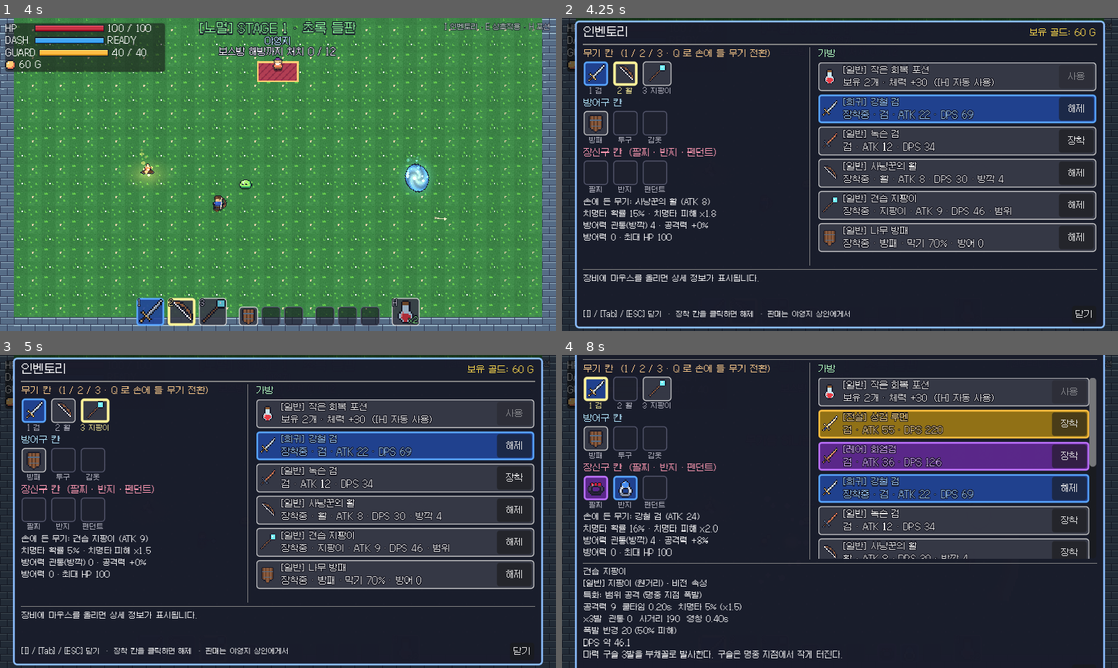
Above: before the commit, frames 1-4 (two rows, left to right).
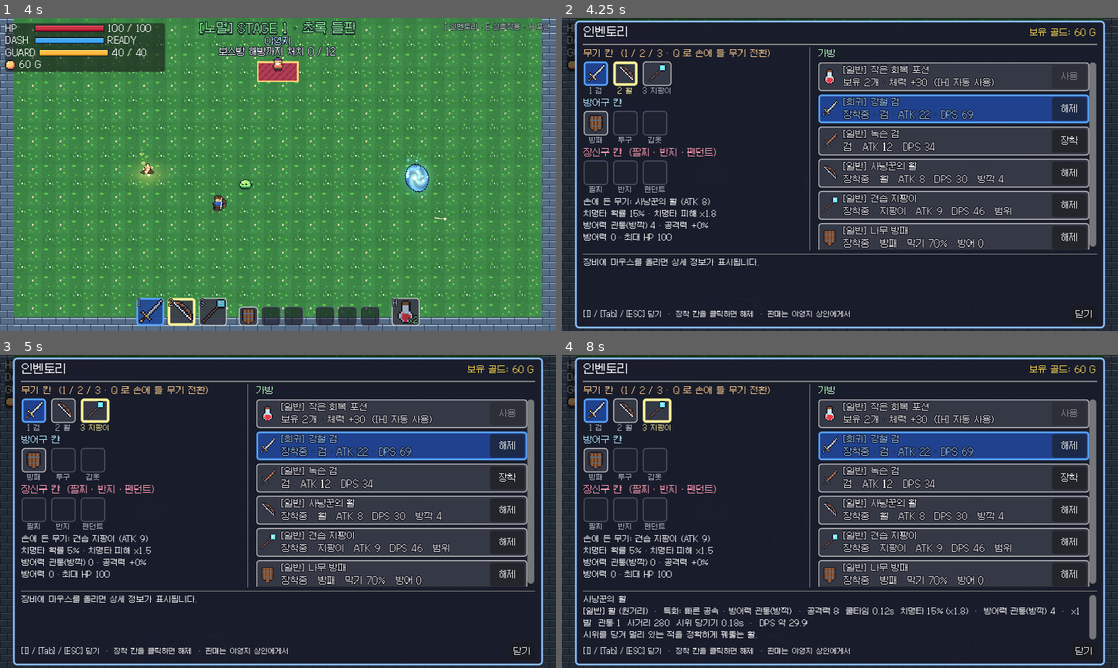
Above: after the commit, the same moments.

Repository: warden-sc/skm
Game: Godot game, scene res://tests/smoke_test.tscn
The game is run twice, just before and just after one commit, with the same random seed, the same clock (stepped at 60 frames per second) and the same inputs. This scene is started directly instead of the project's main scene.
Inputs (mouse positions are in pixels of both pictures, inside the frame that each line leads up to):
- Up to frame 1 (4 s): move the mouse to (400, 158) at 0.52 s; press the mouse at (400, 158) at 0.53 s; hold D (move_right) 0.53-1.25 s; release the mouse at (400, 158) at 1.25 s; drag from (166, 190) to (278, 68) at 1.27 s; move the mouse to (333, 105) at 2.02 s; hold D (move_right) 2.03-2.75 s; hold Right mouse button (guard) 2.03-2.75 s; click (333, 105) at 2.17 s; drag from (250, 237) to (417, 183) at 2.77 s; move the mouse to (444, 221) at 3.52 s; hold A (move_left) from 3.53 s (still down); hold T (to_title) from 3.53 s (still down); click (444, 221) at 3.67 s
- Up to frame 2 (4.25 s): keep holding A (move_left); keep holding T (to_title); tap I (inventory) at 4.15 s
- Up to frame 3 (5 s): release A (move_left) at 4.25 s; release T (to_title) at 4.25 s; drag from (111, 464) to (244, 520) at 4.27 s
- Up to frame 4 (8 s): move the mouse to (867, 511) at 5.02 s; hold S (move_down) 5.03-5.75 s; hold Q (weapon_next) 5.03-5.75 s; click (867, 511) at 5.17 s; click (595, 389) at 5.77 s; click (623, 395) at 6.52 s; click (656, 389) at 7.27 s

Frame 1 is identical in both runs. In frame 2, 3.0% of the frame differs, in the area x 3-97%, y 14-85%; in frame 3, 3.0%; in frame 4, 37%, in the area x 2-98%, y 0-100%.

Commit message:
상점 설명칸이 아래쪽 장비를 가리던 문제 수정 · 지팡이 범위 공격 강화
- 상점/인벤토리 설명칸을 고정 높이 스크롤 영역으로 변경
  (긴 설명이 나오면 설명칸이 커지며 목록을 밀어 버튼 위치가 바뀌던 문제)
- 설명 문구를 한 줄로 이어 붙여 짧게 표시 (ItemRow.detail_text)
- 지팡이 6종 폭발 반경·주변 피해 상향 (이그니스 52 / 100%, 나머지 26~38 / 80%)
  방어력 있는 적에게도 범위 피해가 확실히 들어가도록
- 테스트: 지팡이별 옆 적 폭발 피해, 상점 아래쪽 장비 호버 시 목록·버튼 위치 고정 (151항목)

Co-Authored-By: Claude Opus 5.5 <noreply@anthropic.com>
Claude-Session: https://claude.ai/code/session_017kzBYQ1wMGzDZKKy1FxXD8

Diff:
--- a/data/weapons/apprentice_staff.tres
+++ b/data/weapons/apprentice_staff.tres
@@ -6,7 +6,7 @@
 
 [resource]
 script = ExtResource("1_script")
-explosion_damage_ratio = 0.5
+explosion_damage_ratio = 0.8
 weapon_type = 2
 element = 7
 effect_color = Color(0.5, 0.9, 1, 1)
@@ -24,7 +24,7 @@
 spread_degrees = 24.0
 pierce = 0
 projectile_scale = 1.0
-explosion_radius = 20.0
+explosion_radius = 28.0
 slow_duration = 0.0
 id = &"apprentice_staff"
 display_name = "견습 지팡이"
--- a/data/weapons/arcana_staff.tres
+++ b/data/weapons/arcana_staff.tres
@@ -6,7 +6,7 @@
 
 [resource]
 script = ExtResource("1_script")
-explosion_damage_ratio = 0.5
+explosion_damage_ratio = 0.8
 weapon_type = 2
 element = 7
 effect_color = Color(0.8, 0.55, 1, 1)
@@ -24,7 +24,7 @@
 spread_degrees = 80.0
 pierce = 1
 projectile_scale = 1.4
-explosion_radius = 30.0
+explosion_radius = 38.0
 slow_duration = 0.0
 id = &"arcana_staff"
 display_name = "대마법사의 지팡이 아르카나"
--- a/data/weapons/frost_staff.tres
+++ b/data/weapons/frost_staff.tres
@@ -6,7 +6,7 @@
 
 [resource]
 script = ExtResource("1_script")
-explosion_damage_ratio = 0.5
+explosion_damage_ratio = 0.8
 weapon_type = 2
 element = 2
 effect_color = Color(0.6, 0.9, 1, 1)
@@ -24,7 +24,7 @@
 spread_degrees = 18.0
 pierce = 1
 projectile_scale = 1.0
-explosion_radius = 22.0
+explosion_radius = 30.0
 slow_duration = 1.5
 id = &"frost_staff"
 display_name = "서리 지팡이"
--- a/data/weapons/ignis_staff.tres
+++ b/data/weapons/ignis_staff.tres
@@ -23,7 +23,8 @@
 spread_degrees = 0.0
 pierce = 0
 projectile_scale = 1.6
-explosion_radius = 44.0
+explosion_radius = 52.0
+explosion_damage_ratio = 1.0
 slow_duration = 0.0
 id = &"ignis_staff"
 display_name = "업화의 지팡이 이그니스"
--- a/data/weapons/king_scepter.tres
+++ b/data/weapons/king_scepter.tres
@@ -6,7 +6,7 @@
 
 [resource]
 script = ExtResource("1_script")
-explosion_damage_ratio = 0.5
+explosion_damage_ratio = 0.8
 weapon_type = 2
 element = 7
 effect_color = Color(0.85, 0.5, 1, 1)
@@ -24,7 +24,7 @@
 spread_degrees = 70.0
 pierce = 2
 projectile_scale = 1.3
-explosion_radius = 26.0
+explosion_radius = 32.0
 slow_duration = 0.0
 id = &"king_scepter"
 display_name = "슬라임 왕의 홀"
--- a/data/weapons/slime_staff.tres
+++ b/data/weapons/slime_staff.tres
@@ -6,7 +6,7 @@
 
 [resource]
 script = ExtResource("1_script")
-explosion_damage_ratio = 0.5
+explosion_damage_ratio = 0.8
 weapon_type = 2
 element = 5
 effect_color = Color(0.6, 1, 0.45, 1)
@@ -24,7 +24,7 @@
 spread_degrees = 50.0
 pierce = 1
 projectile_scale = 1.1
-explosion_radius = 18.0
+explosion_radius = 26.0
 slow_duration = 0.0
 id = &"slime_staff"
 display_name = "슬라임 지팡이"
--- a/scenes/ui/inventory_ui.tscn
+++ b/scenes/ui/inventory_ui.tscn
@@ -141,10 +141,15 @@
 [node name="HSeparator2" type="HSeparator" parent="Panel/Margin/VBox"]
 layout_mode = 2
 
-[node name="InvDetail" type="Label" parent="Panel/Margin/VBox"]
+[node name="DetailScroll" type="ScrollContainer" parent="Panel/Margin/VBox"]
+custom_minimum_size = Vector2(0, 52)
+layout_mode = 2
+horizontal_scroll_mode = 0
+
+[node name="InvDetail" type="Label" parent="Panel/Margin/VBox/DetailScroll"]
 unique_name_in_owner = true
-custom_minimum_size = Vector2(0, 34)
 layout_mode = 2
+size_flags_horizontal = 3
 theme_override_font_sizes/font_size = 9
 autowrap_mode = 3
 
--- a/scenes/ui/shop_ui.tscn
+++ b/scenes/ui/shop_ui.tscn
@@ -123,10 +123,15 @@
 [node name="HSeparator2" type="HSeparator" parent="Panel/Margin/VBox"]
 layout_mode = 2
 
-[node name="Detail" type="Label" parent="Panel/Margin/VBox"]
+[node name="DetailScroll" type="ScrollContainer" parent="Panel/Margin/VBox"]
+custom_minimum_size = Vector2(0, 66)
+layout_mode = 2
+horizontal_scroll_mode = 0
+
+[node name="Detail" type="Label" parent="Panel/Margin/VBox/DetailScroll"]
 unique_name_in_owner = true
-custom_minimum_size = Vector2(0, 62)
 layout_mode = 2
+size_flags_horizontal = 3
 theme_override_font_sizes/font_size = 9
 autowrap_mode = 3
 
--- a/scripts/data/weapon_data.gd
+++ b/scripts/data/weapon_data.gd
@@ -121,7 +121,7 @@
 		var prep := "시위 당기기" if is_bow() else "영창"
 		lines.append("x%d발  관통 %d  사거리 %d  %s %.2fs" % [maxi(projectiles_per_shot, 1), pierce, roundi(projectile_range), prep, windup_time])
 		if explosion_radius > 0.0:
-			lines.append("폭발 반경 %d (%d%% 피해)" % [roundi(explosion_radius), roundi(explosion_damage_ratio * 100.0)])
+			lines.append("범위 공격: 명중 지점 폭발 반경 %d (주변 적에게 %d%% 피해)" % [roundi(explosion_radius), roundi(explosion_damage_ratio * 100.0)])
 		if slow_duration > 0.0:
 			lines.append("적 감속 %.1f초" % slow_duration)
 	lines.append("DPS 약 %.1f" % get_dps())
--- a/scripts/ui/inventory_ui.gd
+++ b/scripts/ui/inventory_ui.gd
@@ -165,7 +165,8 @@
 
 
 func _show_detail(item: ItemData) -> void:
-	_detail.text = "%s\n%s\n%s" % [item.display_name, item.get_stat_text(), item.description]
+	_detail.text = ItemRow.detail_text(item)
+	(_detail.get_parent() as ScrollContainer).scroll_vertical = 0
 
 
 func _on_equip_pressed(item: ItemData) -> void:
--- a/scripts/ui/item_row.gd
+++ b/scripts/ui/item_row.gd
@@ -42,6 +42,16 @@
 	return panel
 
 
+## 상세 정보 문구 (상점 / 인벤토리 공용).
+## 스탯 줄들을 " · " 로 이어 붙여 짧게 만들어서, 고정 높이 설명칸 안에 들어가도록 합니다.
+static func detail_text(item: ItemData, title_suffix: String = "", footer: String = "") -> String:
+	var stats := item.get_stat_text().split("\n", false)
+	var text := "%s%s\n%s\n%s" % [item.display_name, title_suffix, "  ·  ".join(stats), item.description.replace("\n", " ")]
+	if footer != "":
+		text += "\n" + footer
+	return text
+
+
 static func make_button(text: String, disabled: bool, on_pressed: Callable = Callable(), min_width: float = 52.0) -> Button:
 	var button := Button.new()
 	button.text = text
--- a/scripts/ui/shop_ui.gd
+++ b/scripts/ui/shop_ui.gd
@@ -109,8 +109,9 @@
 
 
 func _show_detail(item: ItemData, locked: bool) -> void:
-	var lock_text := "\n※ %d스테이지부터 구매 가능" % item.get_unlock_stage() if locked else ""
-	_detail.text = "%s  (판매가 %dG)\n%s\n%s%s" % [item.display_name, item.get_sell_value(), item.get_stat_text(), item.description, lock_text]
+	var lock_text := "※ %d스테이지부터 구매 가능" % item.get_unlock_stage() if locked else ""
+	_detail.text = ItemRow.detail_text(item, "  (판매가 %dG)" % item.get_sell_value(), lock_text)
+	(_detail.get_parent() as ScrollContainer).scroll_vertical = 0
 
 
 func _on_buy_pressed(item: ItemData) -> void:
--- a/tests/smoke_test.gd
+++ b/tests/smoke_test.gd
@@ -279,6 +279,28 @@
 	Input.action_release(&"attack")
 	_check(pool.get_available_count() <= avail - 3, "영창 완료 → 마력탄 3발")
 	await _frames(70)
+
+	print("[지팡이 - 모든 지팡이가 범위(폭발) 공격]")
+	var staff_aim := player.get_aim_direction()
+	var staff_from := player.get_muzzle_position()
+	var staff_arena := stage.camp_room.get_arena_rect()
+	for staff_id in [&"apprentice_staff", &"frost_staff", &"slime_staff", &"ignis_staff", &"king_scepter", &"arcana_staff"]:
+		var test_staff := ItemDB.get_weapon(staff_id)
+		var direct := slime_scene.instantiate() as Enemy
+		var side := slime_scene.instantiate() as Enemy
+		for target in [direct, side]:
+			(target as Enemy).move_speed = 0.0
+			(target as Enemy).max_hp = 9999
+		var center := staff_from + staff_aim * 60.0
+		stage._add_enemy(direct, _enemy_pos_for_hit_center(center), staff_arena)
+		stage._add_enemy(side, _enemy_pos_for_hit_center(center + staff_aim.orthogonal() * 22.0), staff_arena)
+		await _frames(3)
+		pool.spawn(ProjectileSpec.from_weapon(test_staff, staff_from, staff_aim, {"amount": test_staff.damage, "crit": false, "armor_pen": 0}))
+		await _frames(40)
+		_check(direct.hp < direct.max_hp and side.hp < side.max_hp, "%s(%s): 명중 지점 폭발로 옆의 적도 피해 (반경 %d)" % [test_staff.display_name, test_staff.get_rarity_name(), roundi(test_staff.explosion_radius)])
+		direct.despawn()
+		side.despawn()
+		await _frames(5)
 
 	print("[드랍 - 1스테이지는 일반·희귀까지만]")
 	var gold_before: int = _gm.gold
@@ -429,6 +451,19 @@
 	_check(_row_button(rows, 3).disabled and _row_button(rows, 3).text == "2스테이지", "1스테이지: 레어 잠김")
 	_check(not _gm.buy_item(ItemDB.get_item(&"royal_aegis")), "잠긴 장비는 구매 불가")
 	_check(_row_button(rows, 5).text == "가득 참" and _row_button(rows, 5).disabled, "상점: 포션이 가득 차면 구매 불가 표시")
+	# 아래쪽 장비에 마우스를 올려 긴 설명이 나와도 목록·버튼 위치가 바뀌면 안 됨 (설명칸 높이 고정)
+	await get_tree().process_frame
+	var buy_scroll := shop.get_node("%BuyList").get_parent() as Control
+	var list_rect_before := buy_scroll.get_global_rect()
+	var bottom_button := _row_button(rows, 4)
+	var button_rect_before := bottom_button.get_global_rect()
+	bottom_button.mouse_entered.emit()
+	await get_tree().process_frame
+	await get_tree().process_frame
+	_check(shop.get_node("%Detail").text.contains(ItemDB.get_item(&"solaris_bow").display_name), "아래쪽 장비에 마우스 → 설명 표시")
+	_check(buy_scroll.get_global_rect() == list_rect_before and bottom_button.get_global_rect() == button_rect_before, "설명이 길어도 구매 목록·버튼 위치 그대로 (가려지지 않음)")
+	var shop_panel := shop.get_node("Panel") as Control
+	_check(Rect2(Vector2.ZERO, shop_panel.get_viewport_rect().size).encloses(shop_panel.get_global_rect()), "상점 창이 화면 밖으로 늘어나지 않음")
 	var leather := ItemDB.get_item(&"leather_armor") as ArmorData
 	var max_hp_before: int = _gm.max_hp
 	var gold_pre: int = _gm.gold
